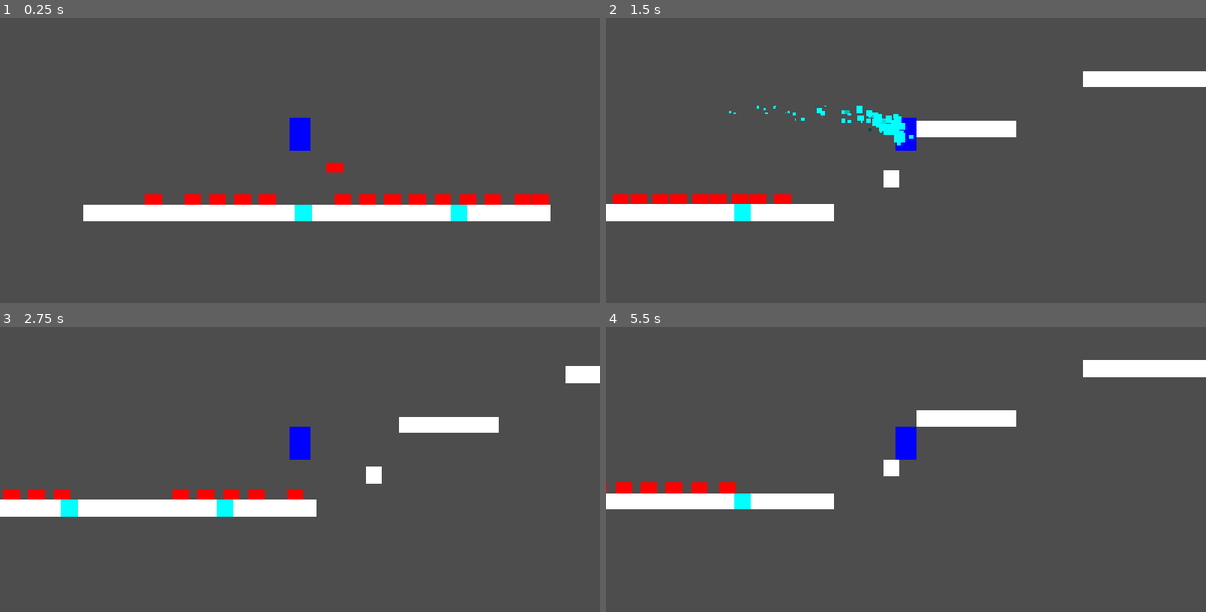
Above: before the commit, frames 1-4 (two rows, left to right).
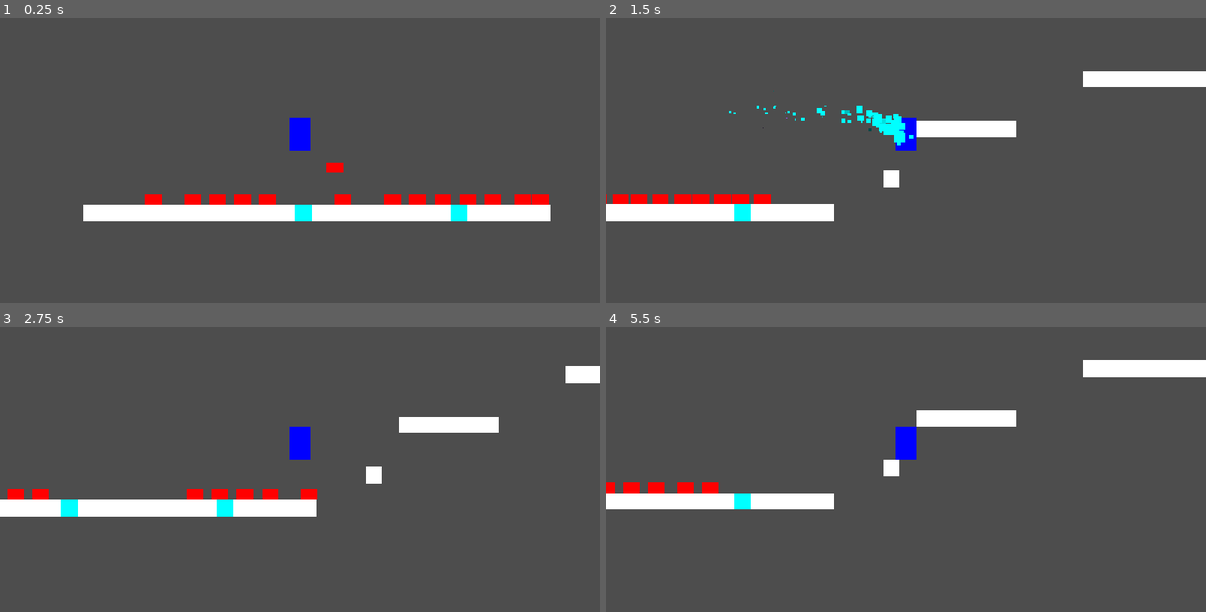
Above: after the commit, the same moments.

Repository: plusequalsminus/metroidvania
Game: Godot game, scene res://starting_room.tscn
Same seed, same stepped clock (60 frames per second), same inputs: the game is played once before the commit and once after it.
Inputs:
- Up to frame 1 (0.25 s): no input
- Up to frame 2 (1.5 s): hold D (right) from 0.53 s (still down); tap Space (attack) at 0.6 s; tap W (up) at 0.77 s; tap Shift (dash) at 1.35 s
- Up to frame 3 (2.75 s): tap W (up) at 1.52 s; release D (right) at 2.03 s; hold A (left) from 2.03 s (still down); tap Space (attack) at 2.1 s
- Up to frame 4 (5.5 s): release A (left) at 2.78 s; hold D (right) 2.78-4.28 s; tap Shift (dash) at 2.85, 4.35 s; tap W (up) at 3.02, 3.77, 4.52 s; tap Space (attack) at 3.6, 5.1 s; hold A (left) 4.28-5.03 s; hold D (right) from 5.03 s (still down)

The runs differ from the first frame. In frame 1, 0.1% of the frame differs, in the area x 59-63%, y 61-66%; in frame 2, 0.3%; in frame 3, 0.9%, in the area x 0-53%, y 56-61%; in frame 4, 0.6%.

Commit message:
Deleted the bad crawler
He was hurting me

Diff:
--- a/starting_room.tscn
+++ b/starting_room.tscn
@@ -56,10 +56,6 @@
 position = Vector2(16, 88)
 metadata/_scene_painted = true
 
-[node name="Crawler9" parent="." unique_id=852364863 instance=ExtResource("3_mlujb")]
-position = Vector2(40, 88)
-metadata/_scene_painted = true
-
 [node name="Crawler10" parent="." unique_id=1648591765 instance=ExtResource("3_mlujb")]
 position = Vector2(-1352, 160)
 metadata/_scene_painted = true
